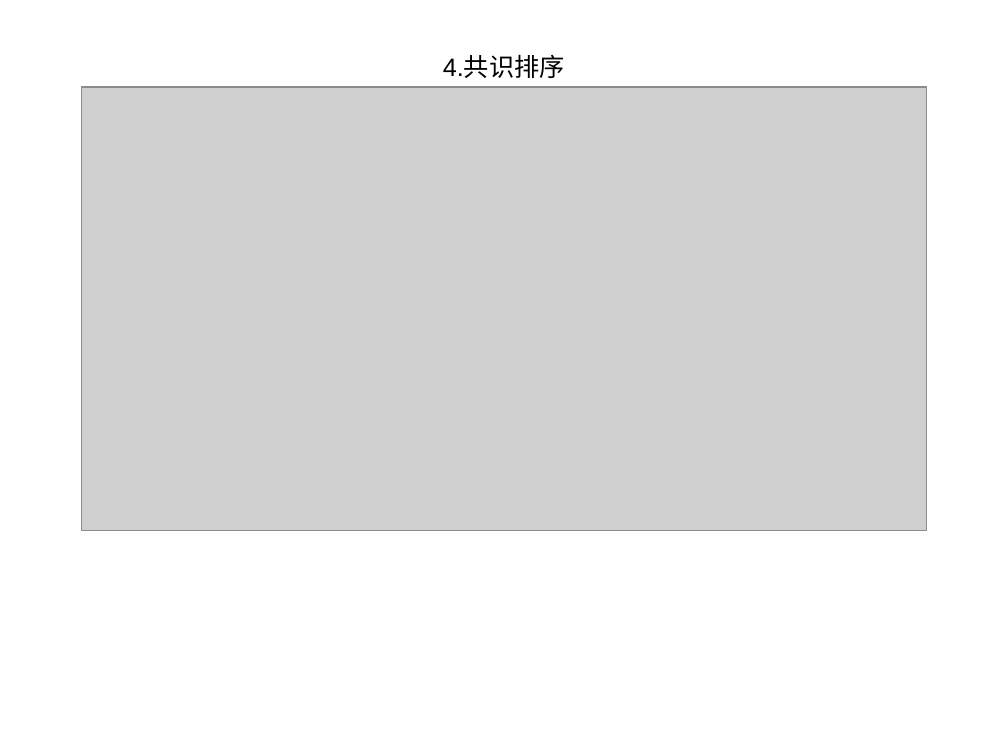
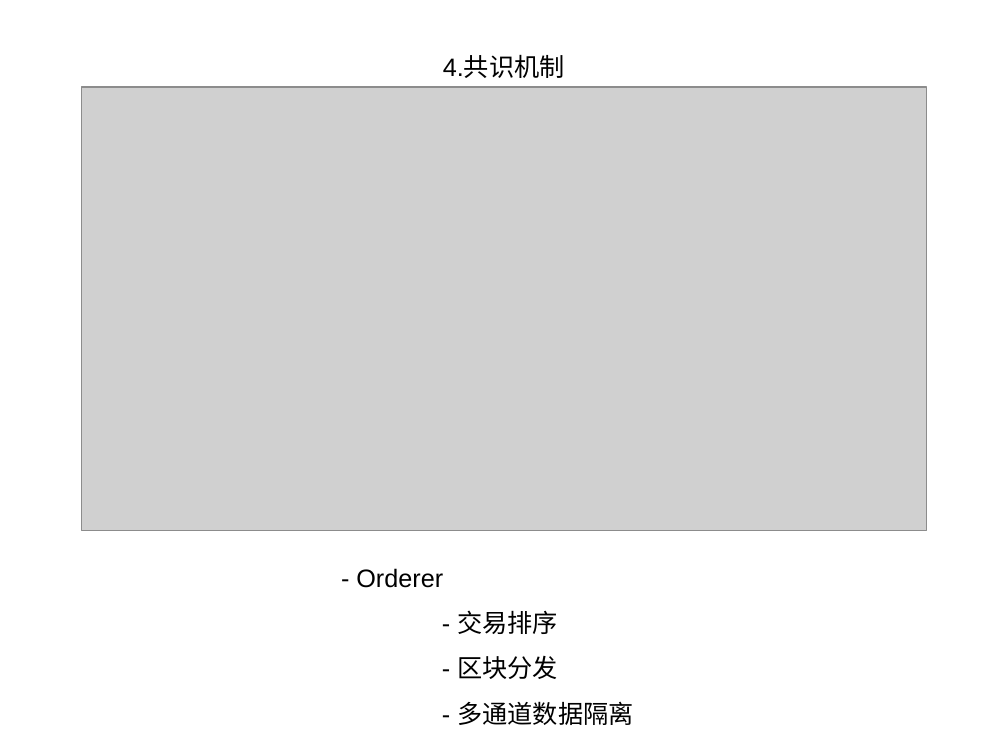
Before and after one commit to 382303784/hyperledger-fabric, a slide deck: slide 7 of fabric.ppt. Drawn at 1008x756 pixels with LibreOffice and Linux fonts; fonts in the diff are those of the drawing; grey boxes stand for pictures. Boxes give left, top, right and bottom in pixels: in the first picture for what was removed or moved away, otherwise in the second. Text is boxed around its words. In the diff, an @@ line names an element or a change of style, - is before the commit and + after.

```diff
--- a/fabric.ppt
+++ b/fabric.ppt
@@ text at [443, 56, 565, 78]: text changed @@
-4.共识排序
+4.共识机制
@@ text added at [356, 568, 633, 725], 18 pt, text #000000 @@
+- Orderer
+- 交易排序
+- 区块分发
+- 多通道数据隔离
```
Also in this commit, not shown: 4 other slides changed, 2 other files.
